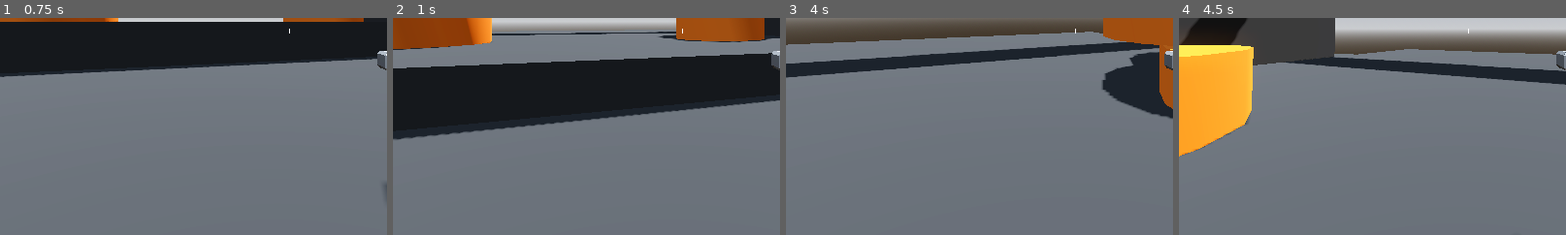
Above: before the commit, frames 1-4 (left to right).
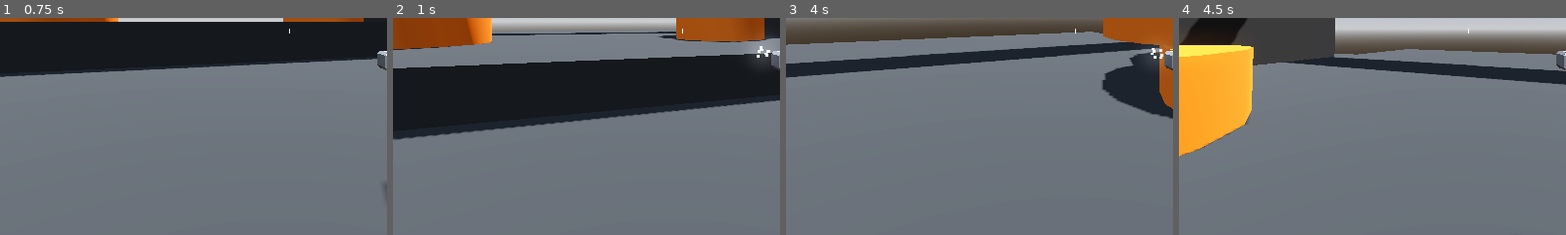
Above: after the commit, the same moments.

Repository: ivdobry/retro-fps
Game: Godot game, scene res://levels/sandbox.tscn
The game is run twice, just before and just after one commit, with the same random seed, the same clock (stepped at 60 frames per second) and the same inputs.
Inputs (mouse positions are % of the whole screen's width and height, from its top left):
- Up to frame 1 (0.75 s): tap Enter at 0.5 s; move the mouse to (55, 50) at 0.52 s; press the mouse at (55, 50) at 0.53 s; hold W (move_forward) from 0.53 s (still down)
- Up to frame 2 (1 s): keep holding W (move_forward); tap Space (jump) at 0.77 s
- Up to frame 3 (4 s): keep holding W (move_forward); move the mouse to (45, 50) at 1.27 s; release the mouse at (45, 50) at 1.28 s; click (45, 50) at 1.35 s; tap Space (jump) at 1.52, 3.02, 3.77 s; move the mouse to (52, 48) at 2.02 s; press the mouse at (52, 48) at 2.03 s; move the mouse to (49, 52) at 2.77 s; release the mouse at (49, 52) at 2.78 s; click (49, 52) at 2.85 s; move the mouse to (57, 51) at 3.52 s; press the mouse at (57, 51) at 3.53 s
- Up to frame 4 (4.5 s): keep holding W (move_forward); move the mouse to (42, 49) at 4.27 s; release the mouse at (42, 49) at 4.28 s; click (42, 49) at 4.35 s
The pictures show only the part of the screen within x 13-63%, y 50-100%; the shares and areas given below are measured in that part.

Frame 1 is identical in both runs. In frame 2, 0.3% of the frame differs, in the area x 92-98%, y 12-21%; in frame 3, 0.2%; in frame 4, nothing differs.

Commit message:
Add muzzle particles.

Diff:
--- a/weapons/hitscan_weapon.gd
+++ b/weapons/hitscan_weapon.gd
@@ -4,7 +4,7 @@
 @export var weapon_damage := 15
 @export var recoil := 0.05
 @export var weapon_mesh: Node3D
-
+@export var muzzle_flash: GPUParticles3D
 
 @onready var cooldown_timer: Timer = $CooldownTimer
 @onready var weapon_position: Vector3 = weapon_mesh.position
@@ -24,6 +24,7 @@
 	weapon_mesh.position = weapon_mesh.position.lerp(weapon_position, delta * 10.0)
 
 func shoot() -> void:
+	muzzle_flash.restart()
 	cooldown_timer.start(1.0 / fire_rate)
 	var collider = ray_cast_3d.get_collider()
 	print(ray_cast_3d.get_collider())
--- a/weapons/smg.tscn
+++ b/weapons/smg.tscn
@@ -1,10 +1,47 @@
-[gd_scene load_steps=3 format=3 uid="uid://dd7kjwt4tkceh"]
+[gd_scene load_steps=8 format=3 uid="uid://dd7kjwt4tkceh"]
 
 [ext_resource type="PackedScene" uid="uid://k63k22csi4q0" path="res://weapons/hitscan_weapon.tscn" id="1_n4llf"]
 [ext_resource type="PackedScene" uid="uid://crgmg13va1jd3" path="res://weapons/SMG.glb" id="2_6vhuu"]
 
-[node name="SMG" node_paths=PackedStringArray("weapon_mesh") instance=ExtResource("1_n4llf")]
+[sub_resource type="StandardMaterial3D" id="StandardMaterial3D_6vhuu"]
+emission_enabled = true
+emission = Color(1, 1, 1, 1)
+emission_energy_multiplier = 3.0
+
+[sub_resource type="Curve" id="Curve_6vhuu"]
+_data = [Vector2(0, 1), 0.0, 0.0, 0, 0, Vector2(1, 0), 0.0, 0.0, 0, 0]
+point_count = 2
+
+[sub_resource type="CurveTexture" id="CurveTexture_10eae"]
+curve = SubResource("Curve_6vhuu")
+
+[sub_resource type="ParticleProcessMaterial" id="ParticleProcessMaterial_78b3n"]
+direction = Vector3(0, 0, -1)
+spread = 8.0
+initial_velocity_min = 6.0
+initial_velocity_max = 8.0
+gravity = Vector3(0, 0, 0)
+scale_curve = SubResource("CurveTexture_10eae")
+
+[sub_resource type="BoxMesh" id="BoxMesh_63o05"]
+size = Vector3(0.1, 0.1, 0.1)
+
+[node name="SMG" node_paths=PackedStringArray("weapon_mesh", "muzzle_flash") instance=ExtResource("1_n4llf")]
 weapon_mesh = NodePath("SMG")
+muzzle_flash = NodePath("MuzzleFlash")
 
 [node name="SMG" parent="." index="1" instance=ExtResource("2_6vhuu")]
 transform = Transform3D(1, 0, 0, 0, 1, 0, 0, 0, 1, 0.7, -0.35, -1)
+
+[node name="MuzzleFlash" type="GPUParticles3D" parent="." index="3"]
+transform = Transform3D(1, 0, 0, 0, 1, 0, 0, 0, 1, 0.7, -0.3, -2.1)
+material_override = SubResource("StandardMaterial3D_6vhuu")
+cast_shadow = 0
+emitting = false
+lifetime = 0.06999999999999999
+one_shot = true
+explosiveness = 1.0
+fixed_fps = 60
+local_coords = true
+process_material = SubResource("ParticleProcessMaterial_78b3n")
+draw_pass_1 = SubResource("BoxMesh_63o05")
